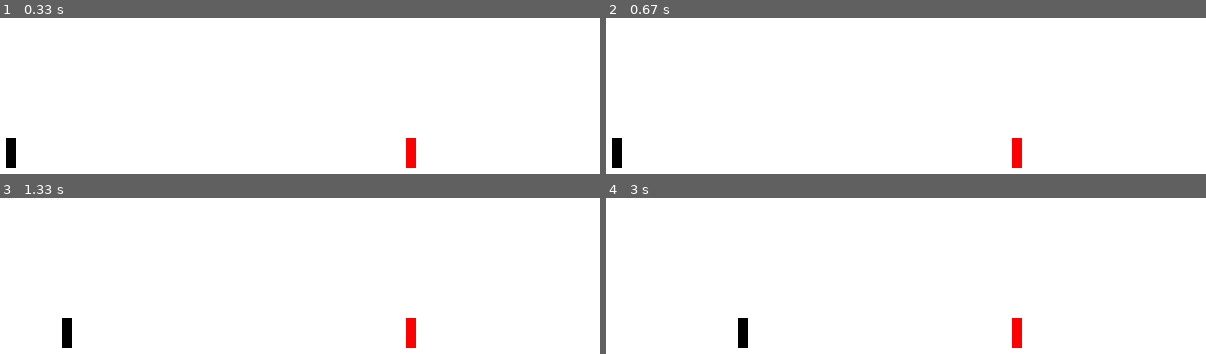
Above: before the commit, frames 1-4 (two rows, left to right).
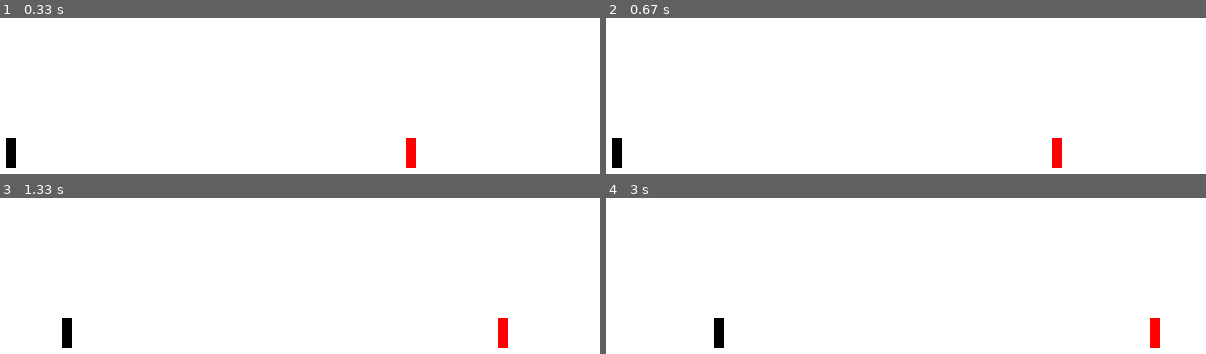
Above: after the commit, the same moments.

Repository: TonyLProjects/PygameProj1
Game: pygame game, started from src/game.py
The game is run twice, just before and just after one commit, with the same random seed, the same clock (stepped at 60 frames per second) and the same inputs.
Inputs:
- Up to frame 1 (0.33 s): no input
- Up to frame 2 (0.67 s): hold J from 0.33 s (still down); hold Right from 0.33 s (still down)
- Up to frame 3 (1.33 s): release J at 0.8 s; release Right at 0.8 s; hold P 0.83-1.3 s; hold Right 0.83-1.3 s; hold D 0.83-1.3 s
- Up to frame 4 (3 s): hold Right 1.33-1.8 s; hold D 1.33-1.8 s; hold Up 1.83-2.13 s; hold W 1.83-2.13 s; hold Right 2.17-2.63 s; hold D 2.17-2.63 s; hold Left from 2.67 s (still down); hold A from 2.67 s (still down)

Frame 1 is identical in both runs. In frame 2, 0.6% of the frame differs, in the area x 67-76%, y 76-97%; in frame 3, 0.6%; in frame 4, 1.3%, in the area x 18-93%, y 76-97%.

Commit message:
started direction detection, need to refactor

Diff:
--- /dev/null
+++ b/ListOfProblem.txt
@@ -0,0 +1,11 @@
+this is a list of problems/bugs
+
+forward/backward jump detection works consistently only if directional key is held down before jump is pressed
+	solution unclear
+
+Crouch handling
+	crouch action currently incorrectly handled
+	crouch input handling is not consistent with input handling of other inputs
+		reset crouch is activated upon release of crouch key, but not sure how to detect the release input
+		current inplementation resets crouch between every ticks, if crouch is still held down, then crouch is re-initialized for the next tick
+			end result is same as checking for key up, but implementation not as elegant
--- a/src/Keybindings.py
+++ b/src/Keybindings.py
@@ -1,9 +1,8 @@
 import pygame
 
-
+# change this to json or something
 
 p1Keybind = {
-			"punch":pygame.K_j,
 			"jump": pygame.K_w,
 			"crouch":pygame.K_s,
 			"left":pygame.K_a,
@@ -11,10 +10,26 @@
 			"punch":pygame.K_j
 			}
 validP1Keys = {
-			pygame.K_j:"punch",
 			pygame.K_w:"jump" ,
 			pygame.K_s:"crouch",
 			pygame.K_a:"left",
 			pygame.K_d:"right",
 			pygame.K_j:"punch"
 }
+
+
+p2Keybind = {
+			"jump":pygame.K_UP,
+			"crouch":pygame.K_DOWN,
+			"left":pygame.K_LEFT,
+			"right":pygame.K_RIGHT,
+			"punch":pygame.K_p
+}
+
+validP2Keys = {
+			pygame.K_UP:"jump" ,
+			pygame.K_DOWN:"crouch",
+			pygame.K_LEFT:"left",
+			pygame.K_RIGHT:"right",
+			pygame.K_p:"punch"
+}
--- a/src/game.py
+++ b/src/game.py
@@ -15,17 +15,24 @@
 	gameDisplay.fill(WHITE)
 
 # temporary rendering method, will be changed
+# TODO: move these to the player class since need side detection
 def renderPlayer(player, display):
+		drawPlayerBody(player, display)
+		drawPlayerAttack(player, display)
+
+def drawPlayerBody(player, display):
 	if player.playerGameSide == 1:
 		pygame.draw.rect(display, BLACK, [player.xPos, player.yPos, player.width, player.height])
-		if player.isAttacking == True:
-			coord = player.getHitBox()
-			hitboxHeight = coord[1].y - coord[0].y
-			hitboxWidth = coord[1].x - coord[0].x
-			pygame.draw.rect(display, BLUE, [coord[0].x, coord[0].y, hitboxWidth, hitboxHeight])
-	if player.playerGameSide == 2:
+	else:
 		pygame.draw.rect(display, RED, [player.xPos, player.yPos, player.width, player.height])
 
+
+def drawPlayerAttack(player, display):
+	if player.isAttacking == True:
+		coord = player.getHitBox()
+		hitboxHeight = coord.max.y - coord.min.y
+		hitboxWidth = coord.max.x - coord.min.x
+		pygame.draw.rect(display, BLUE, [coord.min.x, coord.min.y, hitboxWidth, hitboxHeight])
 
 clock = pygame.time.Clock()
 pygame.init()
@@ -47,8 +54,6 @@
 	currentPressedKeys = []
 	events = pygame.event.get()
 	for event in events:
-
-
 		if event.type == pygame.QUIT:
 			gameExit = True
 	# action events handled with KEYDOWN events
@@ -57,9 +62,11 @@
 	# movement handled with pressed keys
 	keys = pygame.key.get_pressed()
 
-	p1Action = inputHandler.handlePlayerInputs(events, keys, p1.playerGameSide, p1.playerLocationSide)
-	p2Action = inputHandler.handlePlayerInputs(events, keys, p2.playerGameSide, p2.playerLocationSide)
+	p1Action = inputHandler.handlePlayerInputs(events, keys, p1.playerGameSide, p1.playerFacingSide)
+	p2Action = inputHandler.handlePlayerInputs(events, keys, p2.playerGameSide, p2.playerFacingSide)
 	# print(p1Action)
+	# print(p2Action)
+
 	collisionResult = updater.hurtBoxCollisionDetection(p1, p2)
 
 	updater.update(p1, p1Action, collisionResult)
--- a/src/hitResults.py
+++ b/src/hitResults.py
@@ -1,6 +1,8 @@
 
 # playerHit: side of player as integer
 # moveType: a string in the move type list
+
+#class is not used
 class hitResults:
 
 	def __init__(self, playerHit, moveType):
--- a/src/inputHandler.py
+++ b/src/inputHandler.py
@@ -13,49 +13,80 @@
 
 # TODO: implement input buffer -> make a key state manager object
 # 		include filter function for p2
-def handlePlayerInputs(events, pressInputs, playerGameSide, playerLocationSide):
+def handlePlayerInputs(events, pressInputs, playerGameSide, playerFacingSide):
 
-	pressedKeys = filterPressInputs(pressInputs, playerGameSide)
-	keyDownInputs = filterKeyDownInputs(events, playerGameSide)
-	playerAction = processAttack(keyDownInputs, pressedKeys, playerLocationSide)
+	pressedKeys = filterPressInputs(pressInputs, playerGameSide, playerFacingSide)
+	keyDownInputs = filterKeyDownInputs(events, playerGameSide, playerFacingSide)
+	playerAction = processAttack(keyDownInputs, pressedKeys, playerFacingSide)
 
 	if playerAction == "noAction":
-		playerAction = processMovement(pressedKeys, playerLocationSide)
+		playerAction = processMovement(pressedKeys, playerFacingSide)
 
 
 	return playerAction
 
 
-def filterPressInputs(inputList, playerGameSide,):
-	currentPressedKeys = []
+def filterPressInputs(inputList, playerGameSide, playerFacingSide):
+	currentPressedInput = []
 	if playerGameSide == 1:
 		for p1Key in keybinds.validP1Keys:
 			if inputList[p1Key]:			#if a valid p1 input is in the current list of inputs
-				currentPressedKeys.append(keybinds.validP1Keys[p1Key])	#saves string instead of key value
-	return currentPressedKeys
+				if keybinds.validP1Keys[p1Key] == "left" or keybinds.validP1Keys[p1Key] == "right":
+					inputToInsert = convertInputDirectionToPlayerDirection(playerFacingSide, keybinds.validP1Keys[p1Key])
+					currentPressedInput.append(inputToInsert)
+				else:
+					currentPressedInput.append(keybinds.validP1Keys[p1Key])	#saves string instead of key value
+	else:
+		for p2Key in keybinds.validP2Keys:
+			if inputList[p2Key]:
+				if keybinds.validP2Keys[p2Key] == "left" or keybinds.validP2Keys[p2Key] == "right":
+					inputToInsert = convertInputDirectionToPlayerDirection(playerFacingSide, keybinds.validP2Keys[p2Key])
+					currentPressedInput.append(inputToInsert)
+				else:
+					currentPressedInput.append(keybinds.validP2Keys[p2Key])
+
+	return currentPressedInput
 
 # keydown events usually return 1 single action, but could return multiple if multiple keys are pressed at the same time
-def filterKeyDownInputs(events, playerGameSide):
-	relevantKeyDowns = []
+
+# logic: if the event is a keydown event and the key is in the valid keybindings, append.
+# not sure if possible to remove nested loop/statements
+def filterKeyDownInputs(events, playerGameSide, playerFacingSide):
+	relevantKeyDownInputs = []
 	for event in events:
 		if event.type == pygame.KEYDOWN:
-			for p1Key in keybinds.validP1Keys:
-				if event.key == p1Key:
-					relevantKeyDowns.append(keybinds.validP1Keys[p1Key])
-	return relevantKeyDowns
+
+			# key filter for p1
+			if playerGameSide == 1:
+				for p1Key in keybinds.validP1Keys:
+					if event.key == p1Key:
+						if keybinds.validP1Keys[p1Key] == "left" or keybinds.validP1Keys[p1Key] == "right":
+							inputToInsert = convertInputDirectionToPlayerDirection(playerFacingSide, keybinds.validP1Keys[p1Key])
+							relevantKeyDownInputs.append(inputToInsert)
+						else:
+							relevantKeyDownInputs.append(keybinds.validP1Keys[p1Key])
+			# key filter for p2
+			else:
+				for p2Key in keybinds.validP2Keys:
+					if event.key == p2Key:
+						if keybinds.validP2Keys[p2Key] == "left" or keybinds.validP2Keys[p2Key] == "right":
+							inputToInsert = convertInputDirectionToPlayerDirection(playerFacingSide, keybinds.validP2Keys[p2Key])
+							relevantKeyDownInputs.append(inputToInsert)
+						else:
+							relevantKeyDownInputs.append(keybinds.validP2Keys[p2Key])
+	return relevantKeyDownInputs
 
 
 
 
 #
-def processAttack(keyDownInputs, pressedKeys, playerLocationSide):
-	# if len(keyDownInputs) != 0:
-	# 	print(keyDownInputs)
+def processAttack(keyDownInputs, pressedKeys, playerFacingSide):
+
 
 # add attack variety here
 	if 	"punch" in keyDownInputs:
 		if "left" in pressedKeys:
-			return "punch"
+			return "punch"		# supposed to be forward and backward punch(direction modified punch)
 		if "right" in pressedKeys:
 			return "punch"
 		return "punch"
@@ -65,31 +96,37 @@
 # TODO: implement frame timer for charge attacks
 # 		determine forward/backward and replace left/right
 # takes in list of string commands, push them to buffer, and return final player action
-def processMovement(pressedKeys, playerLocationSide):
+def processMovement(pressedKeys, playerFacingSide):
 
 	if "jump" in pressedKeys:
-		if "right" in pressedKeys:
+		if "forward" in pressedKeys:
 			return "forwardJump"
-		if  "left" in pressedKeys:
+		if  "backward" in pressedKeys:
 			return "backwardJump"
 		return "verticalJump"
 	if "crouch" in pressedKeys:
-		if "left" in pressedKeys:
+		if "backward" in pressedKeys:
 			return "crouchBlock"
 		return "crouch"
-	if "right" in pressedKeys:
+	if "forward" in pressedKeys:
 		return "forward"
-	if "left" in pressedKeys:
+	if "backward" in pressedKeys:
 		return "backward"
 	return "noAction"
 
 
+# helper functions
 
-
-
-
-# tap input
-# press input
-# 	left right, up donw
-# 	priority order: up,  down, forward, back
-# if key is pressed for number of frames, enqueue hold event to event queue
+# return string of either "forward" or "backward" depending on inputDirection and playerFacingSide
+def convertInputDirectionToPlayerDirection(playerFacingSide, inputDirection):
+	# Player facing right
+	if playerFacingSide == 0:
+		if inputDirection == "right":
+			return "forward"
+		else:
+			return "backward"
+	if playerFacingSide == 1:
+		if inputDirection == "right":
+			return "backward"
+		else:
+			return "forward"
--- a/src/player.py
+++ b/src/player.py
@@ -2,6 +2,7 @@
 import os
 
 from vector2d import vector2d
+from squareCoord2d import squareCoord2d
 from constants import *
 # initialize attributes based on character class
 
@@ -11,12 +12,14 @@
 	height = 30
 	width = 10
 	forwardVelocity = 2
-	backwardVelocity = 1
+	backwardVelocity = 2
 
 
 #player state related variable attributes
 #maybe wrap these in a datatype
 	canInitAction = True
+	recoveryFrames = 0
+
 	isBlocking = False
 	isAirborne = False
 	isCrouching = False
@@ -33,13 +36,19 @@
 	yPos = 0
 	xVelocity = 0
 	yVelocity = 0
-	playerLocationSide = 0
+
+	# 0: facing right, 1: facing left
+	# only changed when jumping over the other player
+	playerFacingSide = 0
 
 
 	def __init__(self, characterClass, playerGameSide):
 		self.characterClass = characterClass
 		self.playerGameSide = playerGameSide
-		self.playerLocationSide = playerGameSide
+		if playerGameSide == 1:
+			playerFacingSide = 0
+		else:
+			playerFacingSide = 1
 		if playerGameSide == 1:
 			self.xPos = DEFAULT_P1_XPOS
 			self.yPos = DEFAULT_P1_YPOS
@@ -83,6 +92,9 @@
 				self.yVelocity = 0
 				self.yPos = GAMEFLOOR
 				self.isAirborne = False
+				# init jump recovery frames
+				self.canInitAction = False
+				self.recoveryFrames = 3
 
 		if self.isAttacking == True:
 			self.attackFrame -= 1
@@ -93,6 +105,13 @@
 
 		if self.isHitStunned == True:
 			pass
+
+		# ticking recovery frames
+		if self.recoveryFrames != 0:
+			self.recoveryFrames -= 1
+			if self.recoveryFrames == 0:
+				self.canInitAction = True
+
 
 
 
@@ -111,6 +130,7 @@
 
 # make this into struct?
 	def punch(self):
+		print("punch is called")
 		self.isAttacking = True
 		self.canInitAction = False
 		self.attackType = "punch"
@@ -123,9 +143,10 @@
 
 	# TODO: Account for crouch
 	def getHurtBox(self):
-		minHurtBoxCord = vector2d(self.xPos, self.yPos)
-		maxHurtBoxCord = vector2d(self.xPos + self.width, self.yPos + self.height)
-		return (minHurtBoxCord, maxHurtBoxCord)
+		minHurtBoxCoord = vector2d(self.xPos, self.yPos)
+		maxHurtBoxCoord = vector2d(self.xPos + self.width, self.yPos + self.height)
+		hurtboxCoord = squareCoord2d(minHurtBoxCoord, maxHurtBoxCoord)
+		return hurtboxCoord
 
 	# hitbox does not always exist
 	# need to take in move type as function and check frame count. return hitbox according to move state in the specific frame
@@ -136,9 +157,13 @@
 		if self.isAttacking == True and self.alreadyHit == False:
 			if self.attackType == "punch":
 				# temporary math, change later
-				minHitBoxCord = vector2d(self.xPos + (self.width/2), self.yPos + (self.height/3))
-				maxHitBoxCord = vector2d(self.xPos + (self.width/2)+20, self.yPos + (self.height/3)+5)
-				return (minHitBoxCord, maxHitBoxCord)
+				minHitBoxCoord = vector2d(self.xPos + (self.width/2), self.yPos + (self.height/3))
+				maxHitBoxCoord = vector2d(self.xPos + (self.width/2)+20, self.yPos + (self.height/3)+5)
+				hitBoxCoord = squareCoord2d(minHitBoxCoord, maxHitBoxCoord)
+				return hitBoxCoord
+
+
 		# players can never have coord of 0,0 since it's top left of screen
 		noHitBoxRet = vector2d(0,0)
-		return (noHitBoxRet, noHitBoxRet)
+		noHitbox = squareCoord2d(noHitBoxRet, noHitBoxRet)
+		return noHitbox
--- /dev/null
+++ b/src/squareCoord2d.py
@@ -0,0 +1,22 @@
+
+# helper data structure to make rectangle collision code more readable
+class squareCoord2d:
+	def __init__(self, minCoord, maxCoord):
+		self.min = minCoord
+		self.max = maxCoord
+
+
+	# takes in 2 squareCord2d objects, each containing 2 vector2d objects
+	# each squareCord2d object represent coordinates of a square
+	# returns true if collision detected between the squares, false if no collision
+	def checkIfTwoRectCollide(self, coord1, coord2):
+		if coord1.x.max < coord2.x.min:
+			return False
+		if coord1.x.min > coord2.x.max:
+			return False
+		if coord1.y.max < coord1.y.min:
+			return False
+		if coord1.y.min > coord2.y.max:
+			return False
+
+		return True
--- a/src/updater.py
+++ b/src/updater.py
@@ -2,6 +2,7 @@
 import os
 import pygame
 # might not be necessary to put these functions into a separate file
+# maybe change the name of file to something else than updater
 
 
 # checks a player's hitbox collided with hurtbox
@@ -12,16 +13,31 @@
 		p1Hit = False
 		p2Hit = False
 		p1HitBox = player1.getHitBox()			# these should be vector2d objects
+		# print(p1HitBox.max.x, p1HitBox.max.y)
 		p1HurtBox = player1.getHurtBox()
 		p2HitBox = player2.getHitBox()
 		p2HurtBox = player2.getHurtBox()
-		# print(p1HitBox[0].x)
-		# print(p1HurtBox)
-		# print(p2HitBox)
-		# print(p2HurtBox)
-		# check collision
+		p2Hit = checkRectCollision(p1HitBox, p2HurtBox)
+		p1Hit = checkRectCollision(p2HitBox, p1HurtBox)
 
-		# return either p1Hit or p2Hit
+		if p2Hit == True:
+			print(p2Hit)
+		if p1Hit == True:
+			print(p1Hit)
+
+# maybe this should be helper method in squareCord2d class
+def checkRectCollision(coord1, coord2):
+	if coord1.max.x < coord2.min.x:
+		return False
+	if coord1.min.x > coord2.max.x:
+		return False
+	if coord1.max.y < coord2.min.y:
+		return False
+	if coord1.min.y > coord2.max.y:
+		return False
+	return True
+
+
 
 # TODO: restructure logic here
 # function updates 1 player
Not shown, changed: TODO.txt
Not shown, changed: src/Keybindings.pyc
Not shown, changed: src/inputHandler.pyc
Not shown, changed: src/player.pyc
Not shown, added: src/squareCoord2d.pyc
Not shown, added: src/squareCord2d.pyc
Not shown, changed: src/updater.pyc
Not shown, changed: src/vector2d.pyc
